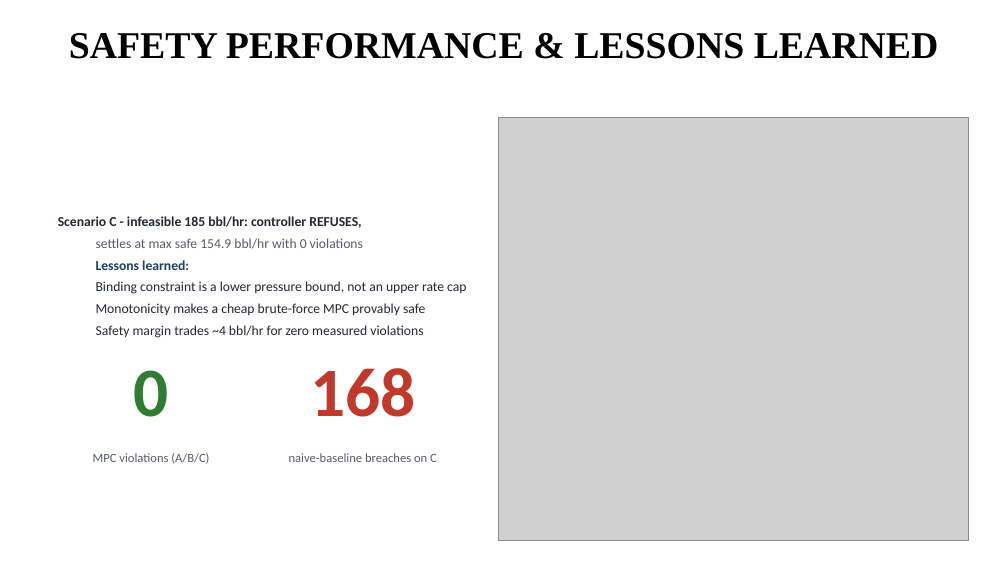
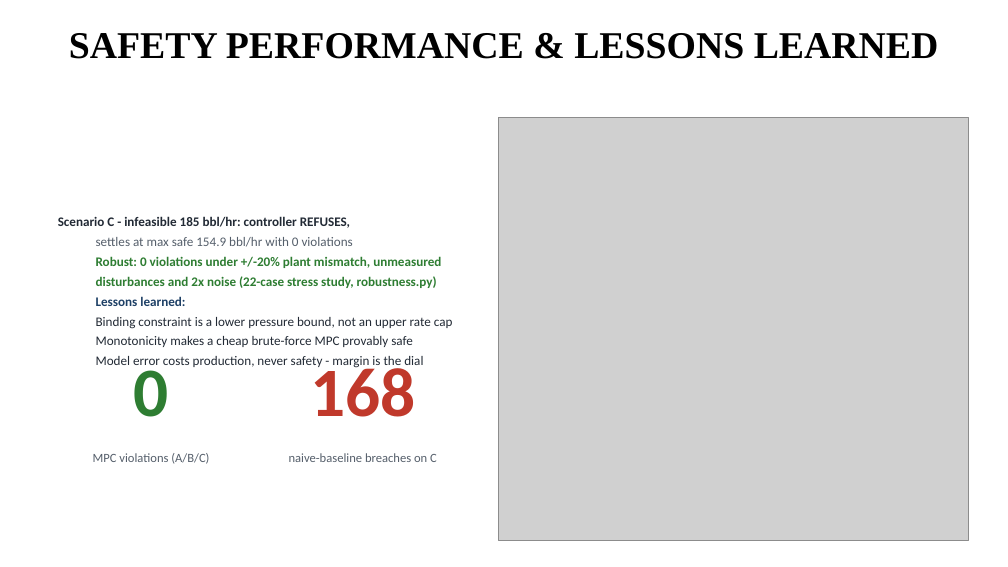
Before and after one commit to Divyansh2602/autonomous-choke-controller, a slide deck: slide 5 of IDEA_Presentation_Format.pptx. Drawn at 1008x567 pixels with LibreOffice and Linux fonts; fonts in the diff are those of the drawing; grey boxes stand for pictures. Boxes give left, top, right and bottom in pixels: in the first picture for what was removed or moved away, otherwise in the second. Text is boxed around its words. In the diff, an @@ line names an element or a change of style, - is before the commit and + after.

Commit message:
Sharpen headline (0 vs 168, 'knows when to say no'); add robustness section
README leads with the Scenario C result and documents the dashboard and
robustness commands. report.md gains section 8 (robustness, honest numbers,
margin-as-a-dial finding). Deck: robustness line on the safety slide,
dashboard + robustness on the artifacts slide. Both submission PDFs rebuilt
with Figures 7-8 (robustness margins, disturbance recovery); full PDF now
also embeds robustness.py and app.py.

```diff
--- a/IDEA_Presentation_Format.pptx
+++ b/IDEA_Presentation_Format.pptx
@@ text at (58,216,453,347): size 13 to 12.5 pt in "Scenario C - infeasible 185 bbl/hr: controller ...", "settles at max safe 154.9 bbl/hr with ...", "Lessons learned:", "Binding constraint is a lower pressure bound, ..." and 1 more places; less space between paragraphs @@
@@ text at (96,256,441,288): paragraphs added @@
+Robust: 0 violations under +/-20% plant mismatch, unmeasured
+  disturbances and 2x noise (22-case stress study, robustness.py)
@@ text at (96,356,423,369): text changed; size 13 to 12.5 pt @@
-  Safety margin trades ~4 bbl/hr for zero measured violations
+  Model error costs production, never safety - margin is the dial
```
Also in this commit, not shown: 1 other slide changed, 6 other files.
